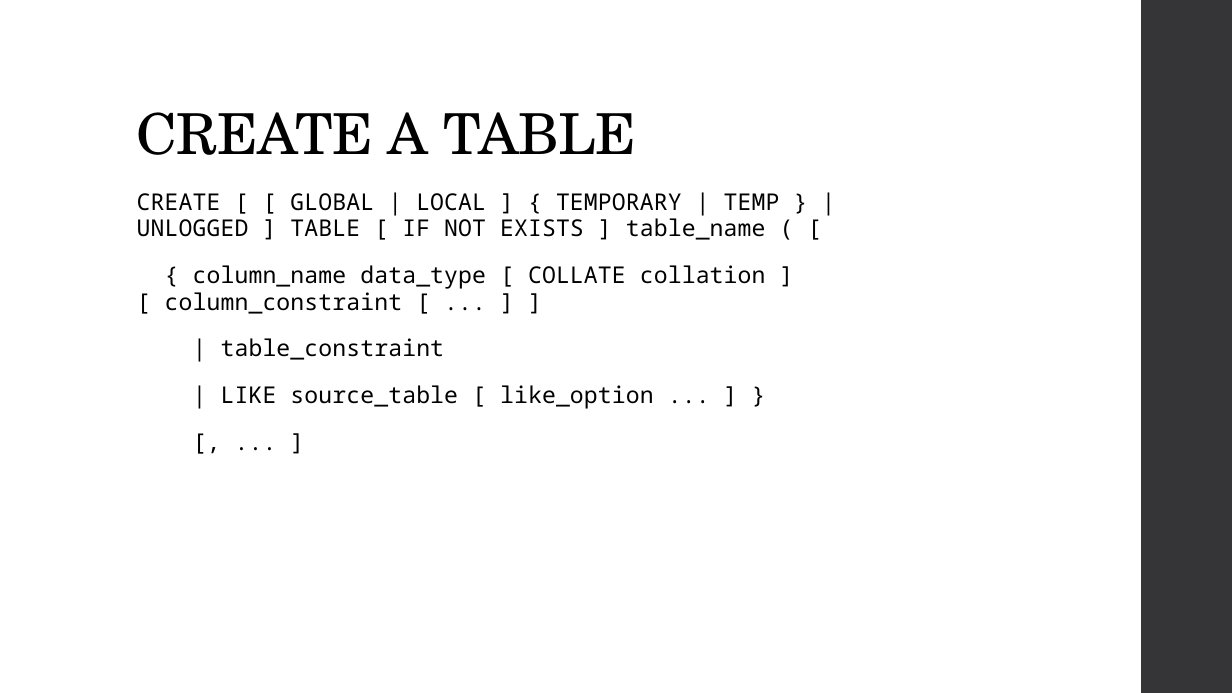
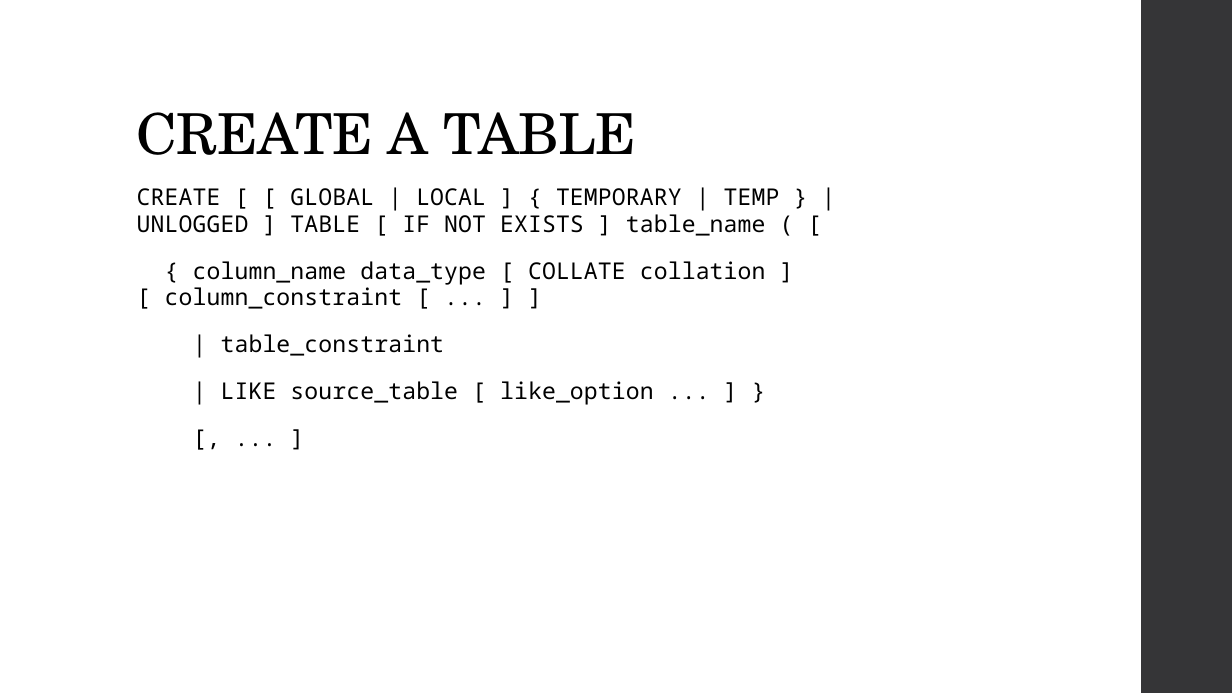
Before and after one commit to MGIS-UMN/GIS5577_week2, a slide deck: slide 9 of BASIC_SQL.odp. Drawn at 1232x693 pixels with LibreOffice and Linux fonts; fonts in the diff are those of the drawing. Boxes give left, top, right and bottom in pixels: in the first picture for what was removed or moved away, otherwise in the second. Text is boxed around its words. In the diff, an @@ line names an element or a change of style, - is before the commit and + after.

```diff
--- a/BASIC_SQL.odp
+++ b/BASIC_SQL.odp
@@ text "CREATE [ [ GLOBAL | ...": place and size @@
-text "CREATE [ [ GLOBAL | ..." at [137,193,780,409]
+text "CREATE [ [ GLOBAL | ..." at [137,188,780,404]
```
Also in this commit, not shown: 1 other slide changed, 1 other file.
